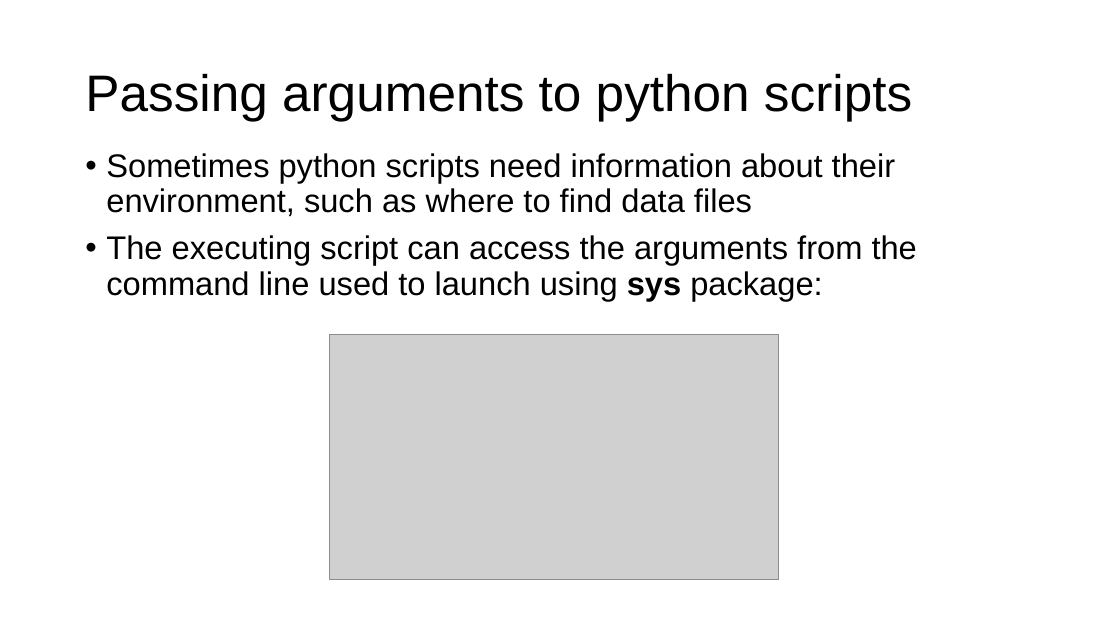
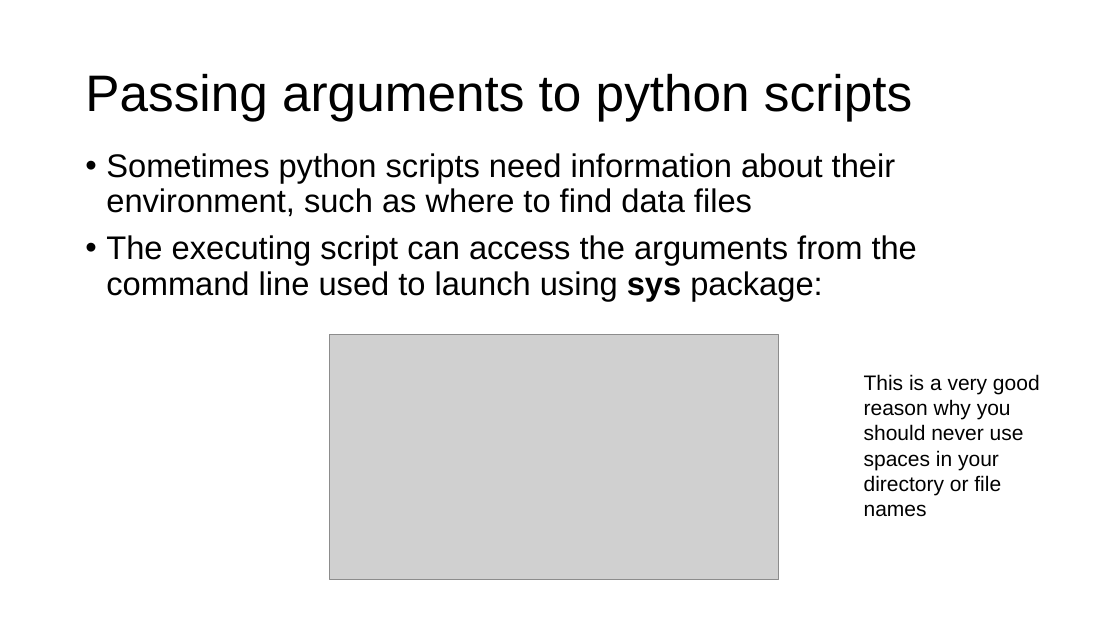
Before and after one commit to parrt/msds501, a slide deck: slide 20 of slides/terminal.pptx. Drawn at 1120x630 pixels with LibreOffice and Linux fonts; fonts in the diff are those of the drawing; grey boxes stand for pictures; background and template pictures are left out. Boxes give left, top, right and bottom in pixels: in the first picture for what was removed or moved away, otherwise in the second. Text is boxed around its words. In the diff, an @@ line names an element or a change of style, - is before the commit and + after.

```diff
--- a/slides/terminal.pptx
+++ b/slides/terminal.pptx
@@ text added at (x1=864, y1=374, x2=1040, y2=517), 18 pt, text #000000 @@
+This is a very good reason why you should never use spaces in your directory or file names
```
Also in this commit, not shown: 1 other file.
